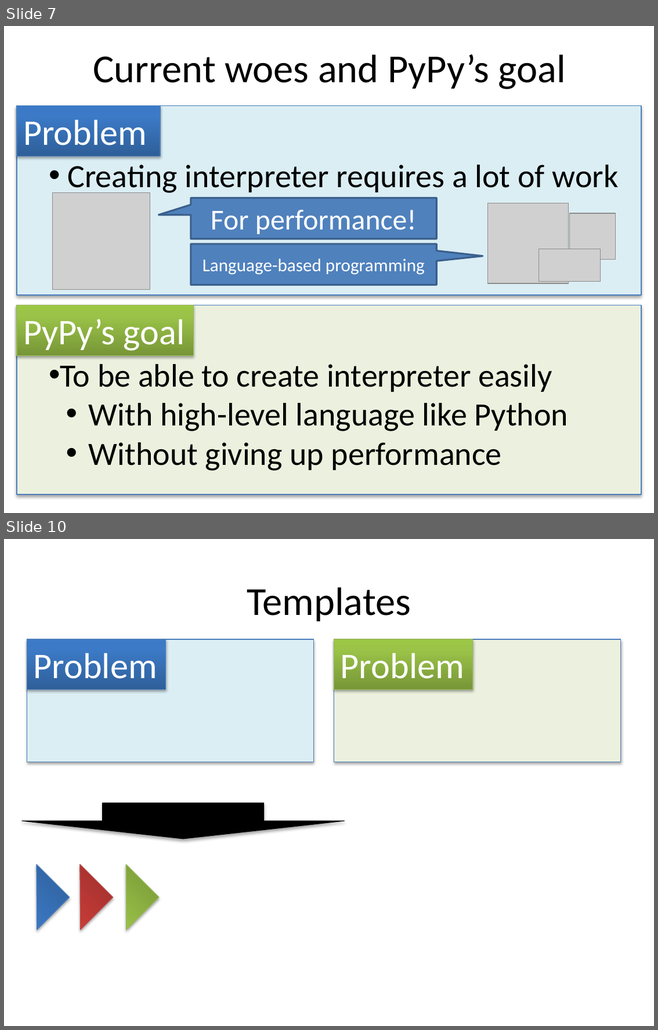
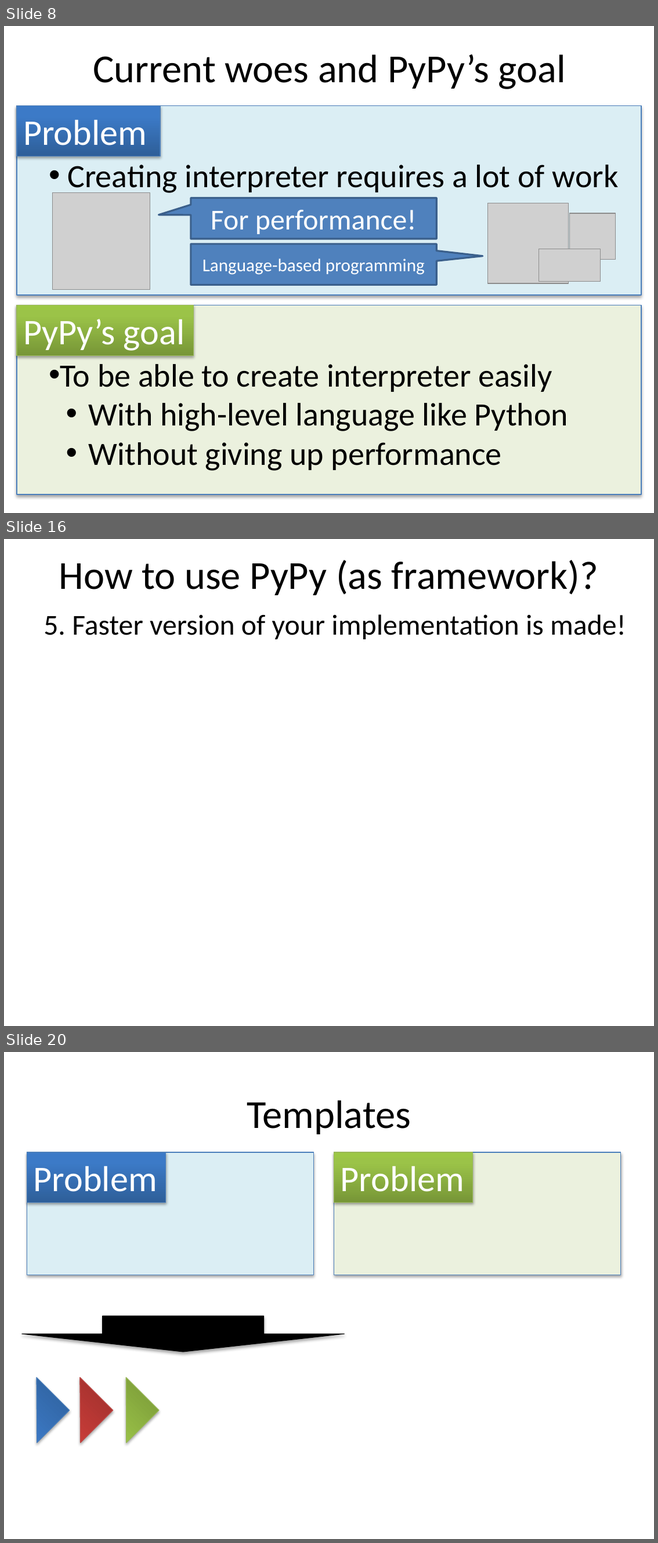
Before and after one commit to ryotaro/pyconjp2012slide, a slide deck: master/Fundamental Technologies Used in PyPy JIT Compiler.pptx. Shown one above the other, each under a label of ours: slides 7 and 10 before the commit, slides 8, 16 and 20 after it; the slides between them are not shown. The pictures are 658x1030 and 658x1543 pixels, drawn with LibreOffice and Linux fonts; fonts in the diff are those of the drawing; grey boxes stand for pictures. Boxes give left, top, right and bottom in pixels: in the first picture for what was removed or moved away, otherwise in the second. Text is boxed around its words. In the diff, an @@ line names an element or a change of style, - is before the commit and + after.

Commit message:
During writing how to use PyPy as framework

```diff
--- a/master/Fundamental Technologies Used in PyPy JIT Compiler.pptx
+++ b/master/Fundamental Technologies Used in PyPy JIT Compiler.pptx
@@ slide 16 added at (4, 539, 654, 1026), background #FFFFFF @@
@@ title added at (59, 560, 598, 595), 44 pt, text #000000 @@
+How to use PyPy (as framework)?
@@ text added at (43, 614, 626, 639), 32 pt, text #000000 @@
+5. Faster version of your implementation is made!
@@ what was slide 7 is now slide 8 @@
@@ what was slide 10 is now slide 20 @@
```
Also in this commit, not shown: 3 slides changed, 9 other slides added, 1 other file.
